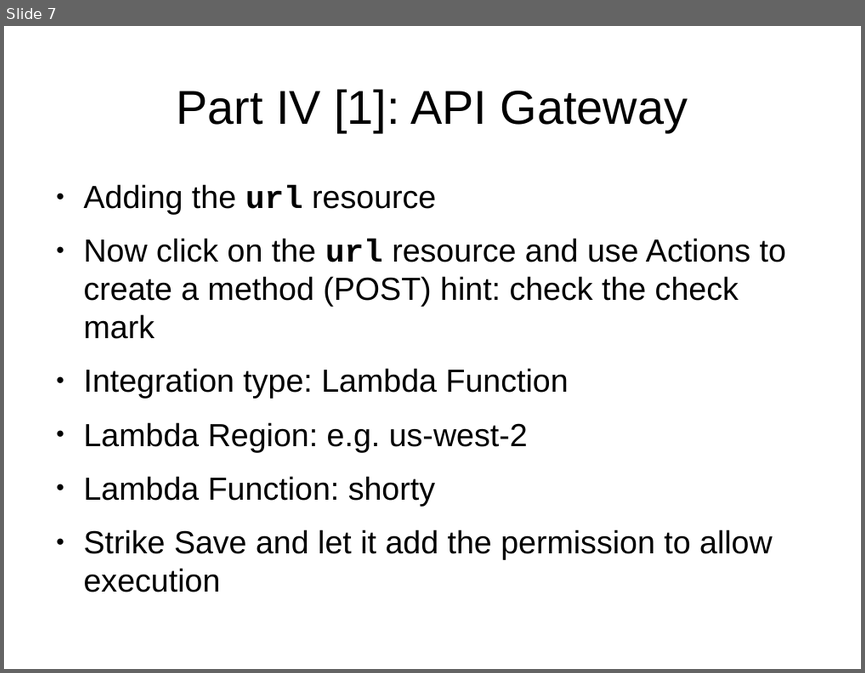
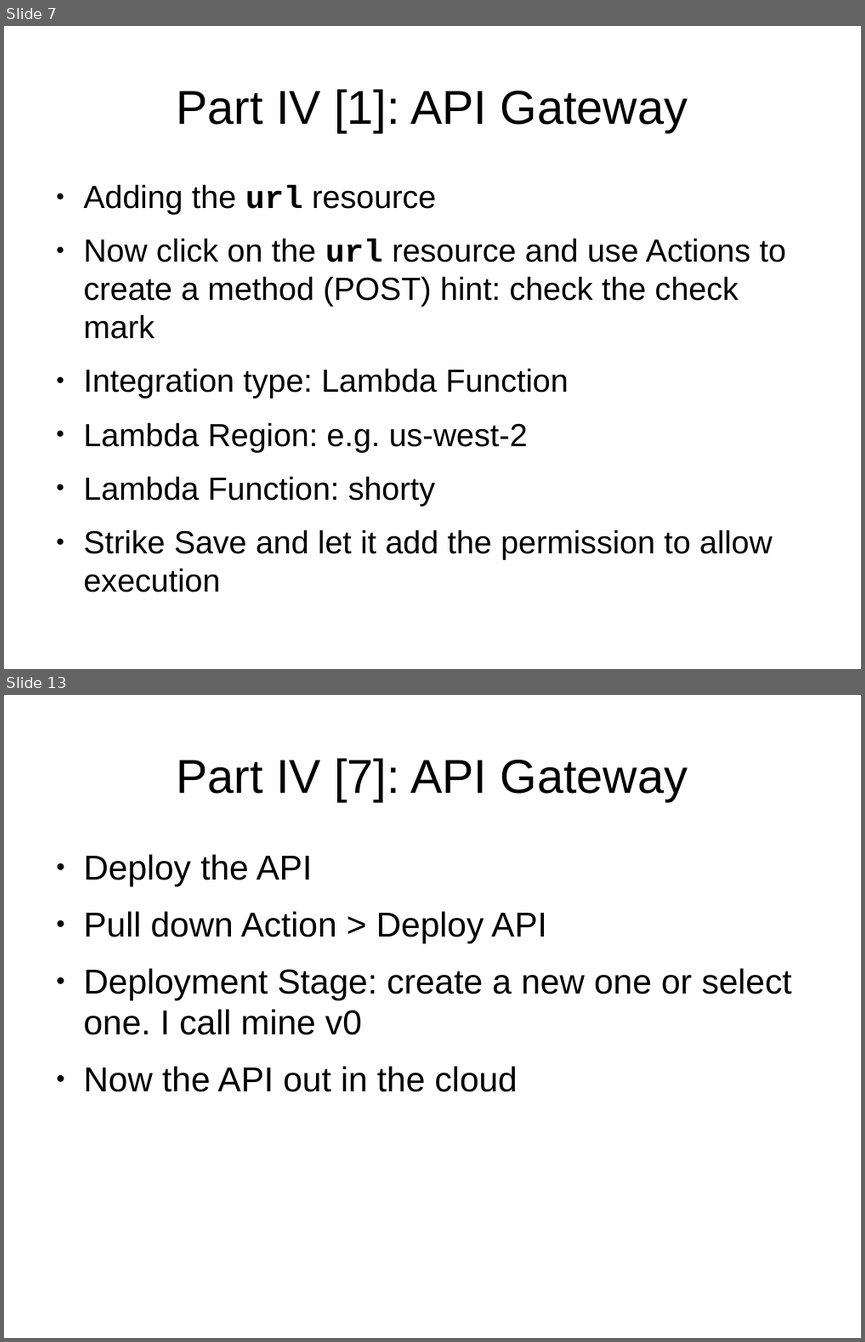
Before and after one commit to cmrsol/demo, a slide deck: api-gateway-how-to/API-GW_How-To.odp. Shown one above the other, each under a label of ours: slide 7 before the commit, slides 7 and 13 after it; the slides between them are not shown. The pictures are 865x673 and 865x1342 pixels, drawn with LibreOffice and Linux fonts; fonts in the diff are those of the drawing. Boxes give left, top, right and bottom in pixels: in the first picture for what was removed or moved away, otherwise in the second. Text is boxed around its words. In the diff, an @@ line names an element or a change of style, - is before the commit and + after.

```diff
--- a/api-gateway-how-to/API-GW_How-To.odp
+++ b/api-gateway-how-to/API-GW_How-To.odp
@@ slide 13 added at <box>4,695,861,1338</box>, background #FFFFFF @@
@@ title added at <box>176,758,687,801</box>, 44 pt, text #000000 @@
+Part IV [7]: API Gateway
@@ text added at <box>84,854,792,1092</box>, 32 pt, text #000000 @@
+● Deploy the API
+● Pull down Action > Deploy API
+● Deployment Stage: create a new one or select one. I call mine v0
+● Now the API out in the cloud
```
Also in this commit, not shown: 6 other slides added.
